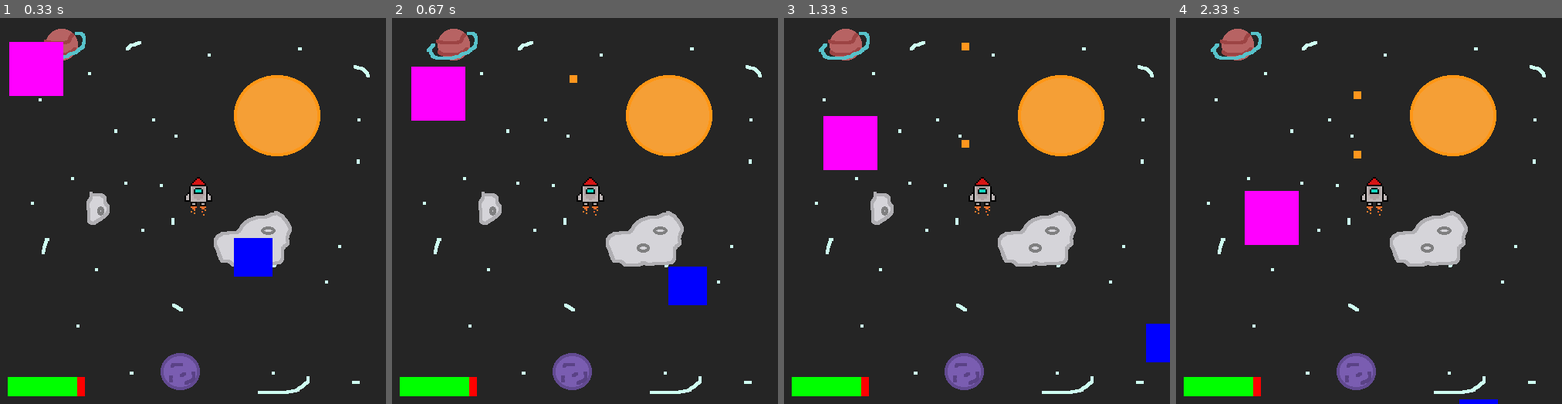
Above: before the commit, frames 1-4 (left to right).
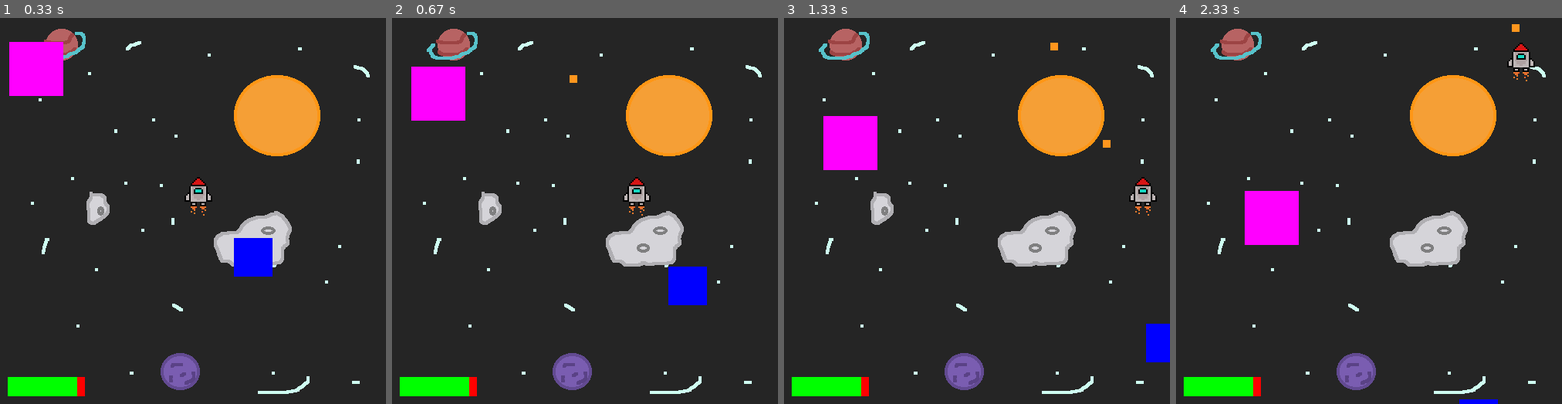
Above: after the commit, the same moments.

Repository: acf-code/Pygame_Tutorial
Game: pygame game, started from space_game/main.py
Same seed, same stepped clock (60 frames per second), same inputs: the game is played once before the commit and once after it.
Inputs:
- Up to frame 1 (0.33 s): no input
- Up to frame 2 (0.67 s): hold Space from 0.33 s (still down); hold Right from 0.33 s (still down)
- Up to frame 3 (1.33 s): release Space at 0.8 s; release Right at 0.8 s; hold Right 0.83-1.3 s; tap Space at 0.9, 1.2 s
- Up to frame 4 (2.33 s): hold Up 1.33-1.63 s; tap Space at 1.4, 1.73, 2.03, 2.23 s; hold Right 1.67-2.13 s; hold Left from 2.17 s (still down)

Frame 1 is identical in both runs. In frame 2, 0.7% of the frame differs, in the area x 47-67%, y 41-52%; in frame 3, 0.9%, in the area x 46-97%, y 6-52%; in frame 4, 0.9%.

Commit message:
fixed physics

Diff:
--- a/space_game/main.py
+++ b/space_game/main.py
@@ -47,8 +47,6 @@
             if event.key == pygame.K_SPACE:
                 projectiles.append(
                     pygame.Rect([player.pos[0] + 5, player.pos[1]], [10, 10]))
-    #cannonTip.topleft = [rect_pos[0] - 2.5, rect_pos[1]]
-    #target.topleft = [t_x, t_y]
     if player.health<=0:
         for i in range(fps*5):
             screen.blit(gameover,[0,0])
@@ -57,7 +55,6 @@
         pygame.quit()
     screen.blit(background,[0,0])
     player.update(events,screen)
-    #pygame.draw.rect(screen, red, target)
     if len(enemies) > 0:
         for enemy in enemies:
             enemy.update(screen)
--- a/space_game/objects.py
+++ b/space_game/objects.py
@@ -6,11 +6,12 @@
 
 class Player:
 
-    def __init__(self, pos, health, speed, image):
+    def __init__(self, pos, health, max_acc, image):
         self.pos = Vector2(pos)
         self.health = health
         self.max_health = health
-        self.speed = speed
+        self.max_acc = max_acc
+        self.max_speed = 3
         self.image_raw = pygame.image.load(image)
         self.image = pygame.transform.scale(self.image_raw, [64, 64])
         self.rect = self.image.get_bounding_rect()
@@ -23,21 +24,20 @@
         self.start_frame = 0
         self.fps = tools.fps
 
-
     def move(self, events):
         for event in events:
             if event.type == pygame.KEYDOWN:
                 if event.key == pygame.K_RIGHT:
-                    self.acc[0] = self.speed
+                    self.acc[0] = self.max_acc
                     self.time,self.start_frame = tools.increase_time(self.time,self.start_frame,self.fps)
                 if event.key == pygame.K_LEFT:
-                    self.acc[0] = -self.speed
+                    self.acc[0] = -self.max_acc
                     self.time,self.start_frame = tools.increase_time(self.time,self.start_frame,self.fps)
                 if event.key == pygame.K_UP:
-                    self.acc[1] = -self.speed
+                    self.acc[1] = -self.max_acc
                     self.time,self.start_frame = tools.increase_time(self.time,self.start_frame,self.fps)
                 if event.key == pygame.K_DOWN:
-                    self.acc[1] = self.speed
+                    self.acc[1] = self.max_acc
                     self.time,self.start_frame = tools.increase_time(self.time,self.start_frame,self.fps)
             if event.type == pygame.KEYUP:
                 if event.key == pygame.K_RIGHT or event.key == pygame.K_LEFT:
@@ -49,8 +49,10 @@
                     self.acc[0] = 0
                     self.time = 0
                     self.start_frame = 0
-        if self.acc.magnitude() > self.speed:
-            self.acc.scale_to_length(self.speed)
+        if self.acc.magnitude() > self.max_acc:
+            self.acc.scale_to_length(self.max_acc)
+        if self.vel.magnitude() > self.max_speed:
+            self.vel.scale_to_length(self.max_speed)
         if self.pos[0] <= 0:
             self.pos[0] = 0
             self.vel[0] = 0
@@ -63,8 +65,8 @@
         if self.pos[1] >= 436:
             self.pos[1] = 436
             self.vel[1] = 0
-        self.vel = self.vel + self.acc*self.time
-        self.pos = self.pos + self.vel*self.time + (0.5)*self.acc*(self.time**2)
+        self.vel = self.vel + self.acc
+        self.pos = self.pos + self.vel + (0.5)*self.acc
 
 
 
